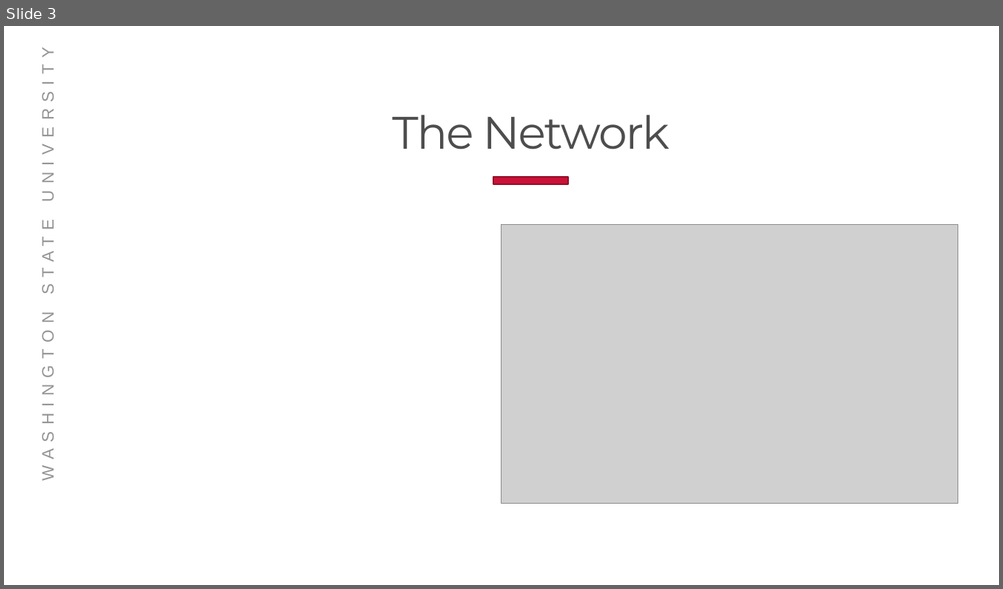
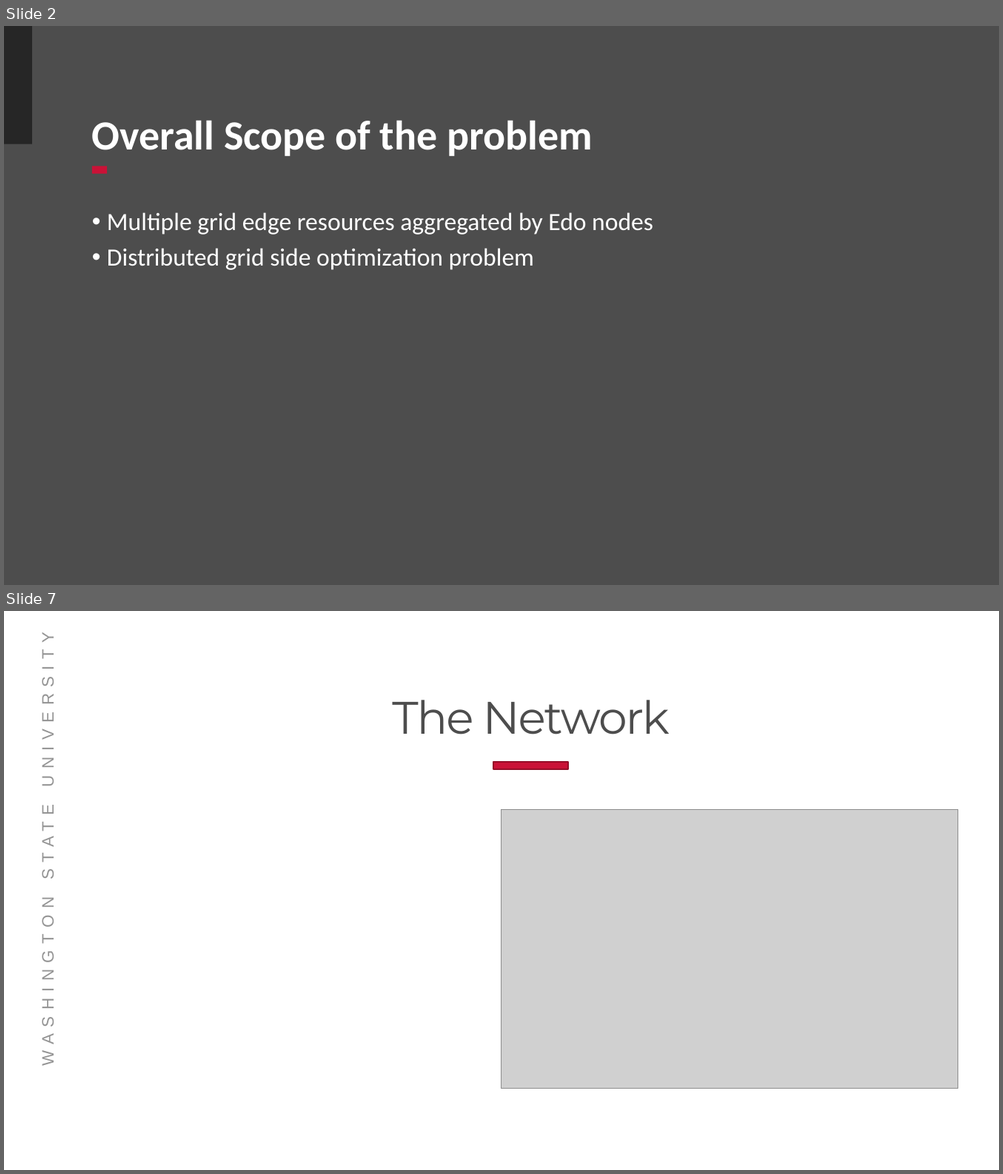
Before and after one commit to Realife-Brahmin/OriginalDocsHub-WSU-OneDrive, a slide deck: Connected Communities Grid Side Optimization.pptx. Shown one above the other, each under a label of ours: slide 3 before the commit, slides 2 and 7 after it; the slides between them are not shown. The pictures are 1003x589 and 1003x1174 pixels, drawn with LibreOffice and Linux fonts; fonts in the diff are those of the drawing; grey boxes stand for pictures; background and template pictures are left out. Boxes give left, top, right and bottom in pixels: in the first picture for what was removed or moved away, otherwise in the second. Text is boxed around its words. In the diff, an @@ line names an element or a change of style, - is before the commit and + after.

```diff
--- a/Connected Communities Grid Side Optimization.pptx
+++ b/Connected Communities Grid Side Optimization.pptx
@@ slide 2 added at (4,26,999,585), background #4D4D4D @@
@@ rectangle added at (4,26,32,144), fill #262626 @@
@@ title added at (92,120,592,156), 40 pt, text #FFFFFF, bold @@
+Overall Scope of the problem
@@ rectangle added at (92,167,107,174), fill #CA1237 @@
@@ text added at (107,212,653,270), 24 pt, text #FFFFFF @@
+• Multiple grid edge resources aggregated by Edo nodes
+• Distributed grid side optimization problem
@@ what was slide 3 is now slide 7 @@
```
Also in this commit, not shown: 3 slides changed, 3 other slides added.
